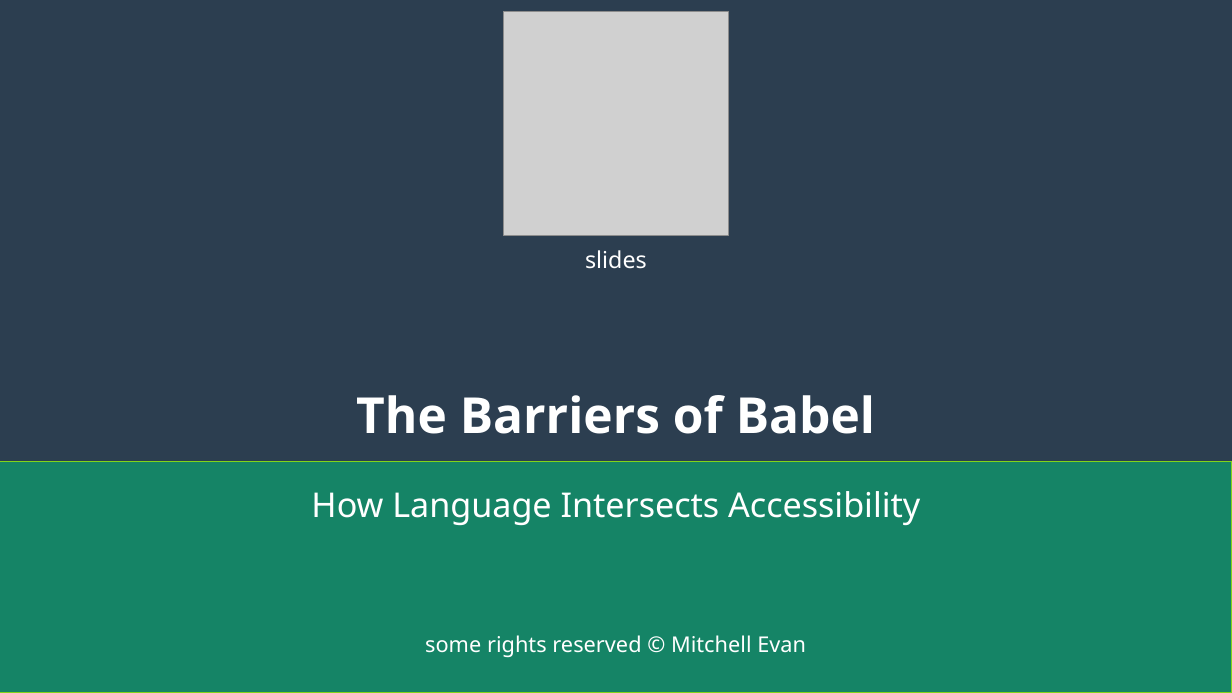
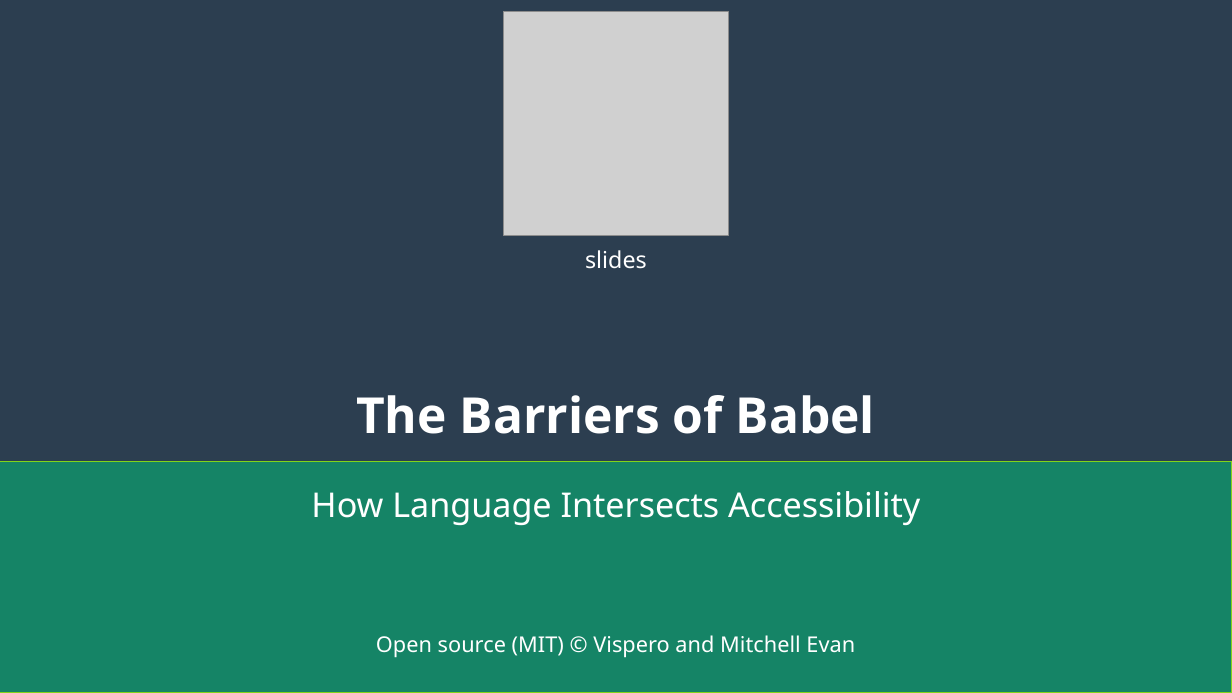
Before and after one commit to mitchellevan/babel, a slide deck: slide 1 of presentation/2026_Babel_lightning_talk.odp. Drawn at 1232x693 pixels with LibreOffice and Linux fonts; fonts in the diff are those of the drawing; grey boxes stand for pictures. Boxes give left, top, right and bottom in pixels: in the first picture for what was removed or moved away, otherwise in the second. Text is boxed around its words. In the diff, an @@ line names an element or a change of style, - is before the commit and + after.

```diff
--- a/presentation/2026_Babel_lightning_talk.odp
+++ b/presentation/2026_Babel_lightning_talk.odp
@@ text at [376,635,855,658]: text changed @@
-some rights reserved © Mitchell Evan
+Open source (MIT) © Vispero and Mitchell Evan
```
Also in this commit, not shown: 1 other file.
